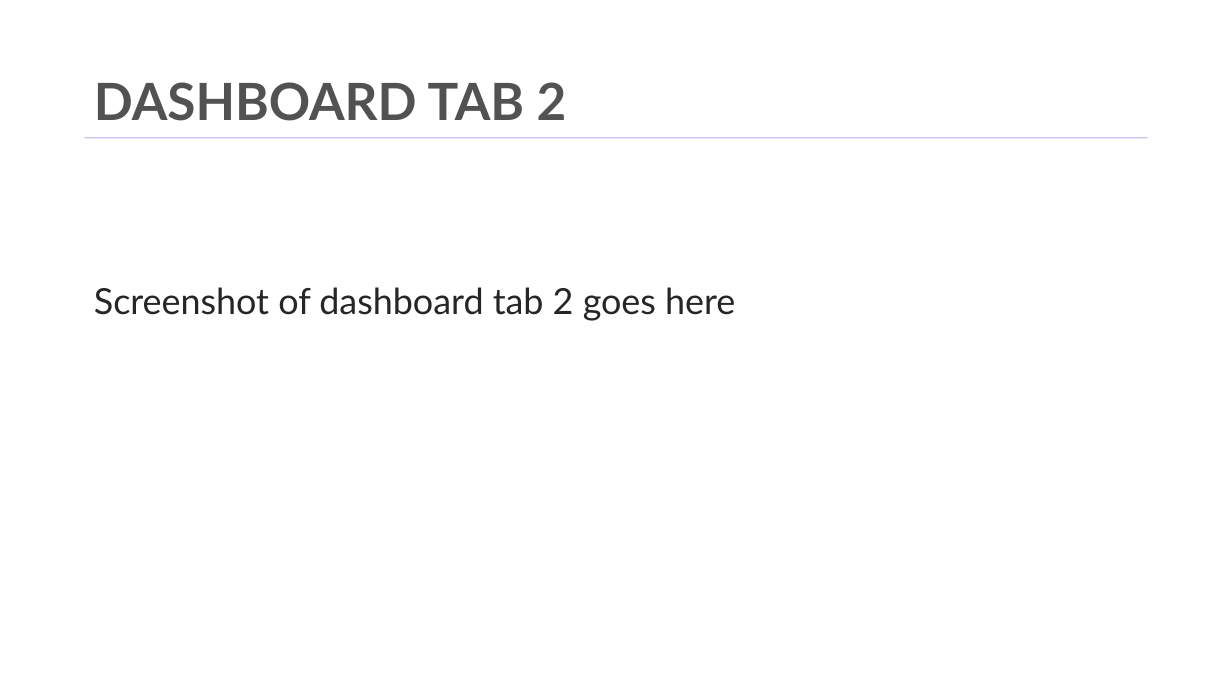
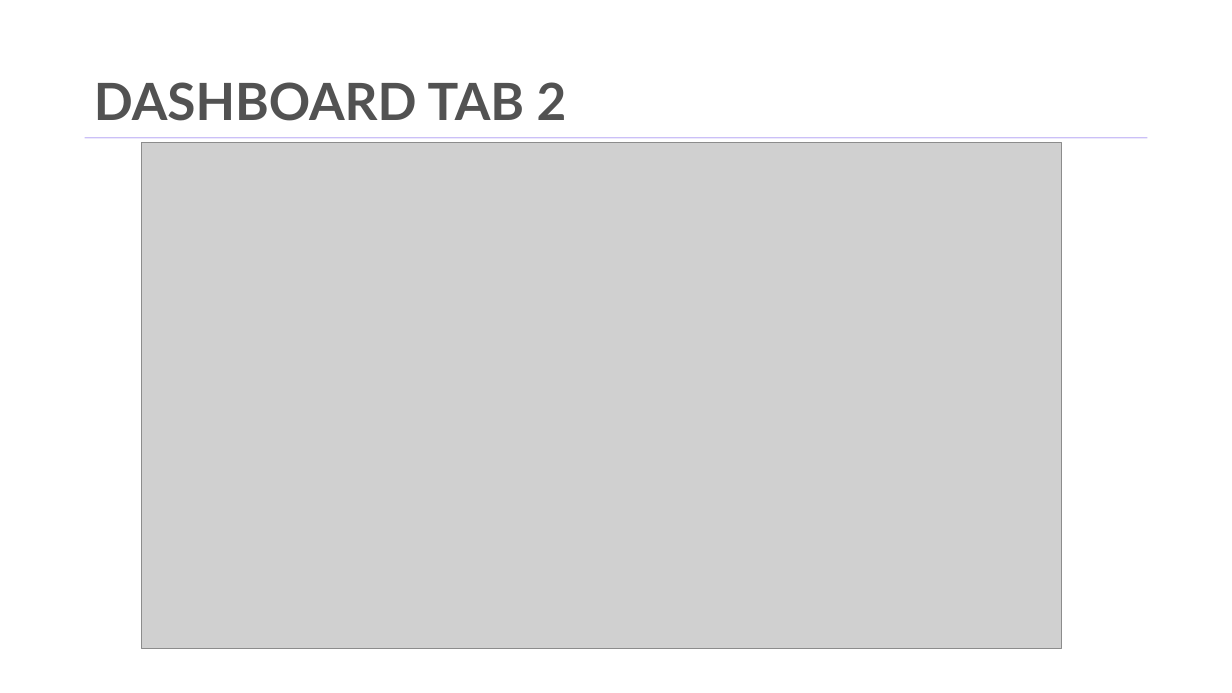
Before and after one commit to Hasan082/Data-Analysis, a slide deck: slide 12 of Capstone_project/Capstone_Project_Md_hasanuzzaman.pptx. Drawn at 1232x693 pixels with LibreOffice and Linux fonts; fonts in the diff are those of the drawing; grey boxes stand for pictures; background and template pictures are left out. Boxes give left, top, right and bottom in pixels: in the first picture for what was removed or moved away, otherwise in the second. Text is boxed around its words. In the diff, an @@ line names an element or a change of style, - is before the commit and + after.

```diff
--- a/Capstone_project/Capstone_Project_Md_hasanuzzaman.pptx
+++ b/Capstone_project/Capstone_Project_Md_hasanuzzaman.pptx
@@ picture added at bbox=[141, 142, 1062, 649] @@
@@ text removed at bbox=[94, 287, 735, 321] @@
-Screenshot of dashboard tab 2 goes here
```
Also in this commit, not shown: 6 other slides changed, 2 other files.
